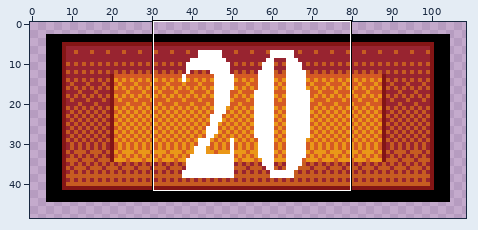
A pixel-art file gets an edit: Assets/Sprites/ButtonBackground.ase. Above, an overview of the earlier version with the close-up marked.
Close-up. Before:
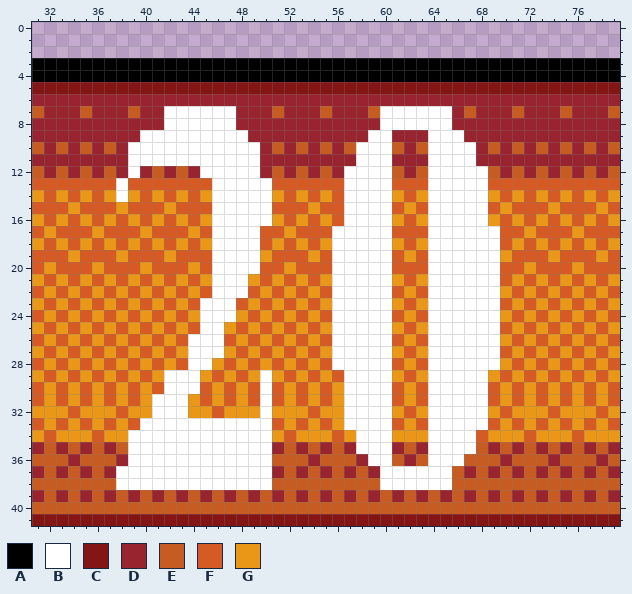
110x50 pixels, 1 frame. Shown: x 31..79, y 0..41. The wide view leaves out empty margins.
Visible layers, top first: "Layer 14", "Layer 4", "Button".
Palette (. is transparent): A #000000  B #ffffff  C #831515  D #982430  E #c65c21  F #d55a24  G #ea9718
Pixels before, first column x 31:
 3 AAAAAAAAAAAAAAAAAAAAAAAAAAAAAAAAAAAAAAAAAAAAAAAAA
 4 AAAAAAAAAAAAAAAAAAAAAAAAAAAAAAAAAAAAAAAAAAAAAAAAA
 5 CCCCCCCCCCCCCCCCCCCCCCCCCCCCCCCCCCCCCCCCCCCCCCCCC
 6 DDDDDDDDDDDDDDDDDDDDDDDDDDDDDDDDDDDDDDDDDDDDDDDDD
 7 EDDDEDDDEDDBBBBBBDDDEDDDEDDDEBBBBBBDEDDDEDDDEDDDE
 8 DDDDDDDDDDDBBBBBBDDDDDDDDDDDDBBBBBBDDDDDDDDDDDDDD
 9 DDDDDDDDDBBBBBBBBBDDDDDDDDDDBBDDDBBBDDDDDDDDDDDDD
10 EDEDEDEDBBBBBBBBBBBDEDEDEDEBBBEDEBBBBDEDEDEDEDEDE
11 DDDDDDDDBBBBBBBBBBBDDDDDDDDBBBDDDBBBBDDDDDDDDDDDD
12 EDEDEDEDBDEDEDBBBBBDEDEDEDBBBBEDEBBBBBEDEDEDEDEDE
13 FFFFFFFBFFFFFFFBBBBBFFFFFFBBBBFFFBBBBBFFFFFFFFFFF
14 GFGFGFGBGFGFGFGBBBBBGFGFGFBBBBGFGBBBBBGFGFGFGFGFG
15 FFFGFFFGFFFGFFFBBBBBFFFGFFBBBBFGFBBBBBFGFFFGFFFGF
16 GFGFGFGFGFGFGFGBBBBBGFGFGFBBBBGFGBBBBBGFGFGFGFGFG
17 FGFFFGFFFGFFFGFBBBBFFGFFFBBBBBFFFBBBBBBFFGFFFGFFF
18 GFGFGFGFGFGFGFGBBBBFGFGFGBBBBBGFGBBBBBBFGFGFGFGFG
19 FFFGFFFGFFFGFFFBBBBGFFFGFBBBBBFGFBBBBBBGFFFGFFFGF
20 FGFFFGFFFGFFFGFBBBBFFGFFFBBBBBFFFBBBBBBFFGFFFGFFF
21 GFGFGFGFGFGFGFGBBBGFGFGFGBBBBBGFGBBBBBBFGFGFGFGFG
22 FGFGFGFGFGFGFGFBBBFGFGFGFBBBBBFGFBBBBBBGFGFGFGFGF
23 GFGFGFGFGFGFGFBBBFGFGFGFGBBBBBGFGBBBBBBFGFGFGFGFG
24 FGFGFGFGFGFGFGBBBGFGFGFGFBBBBBFGFBBBBBBGFGFGFGFGF
25 GFGFGFGFGFGFGFBBGFGFGFGFGBBBBBGFGBBBBBBFGFGFGFGFG
26 FGFGFGFGFGFGFBBBFGFGFGFGFBBBBBFGFBBBBBBGFGFGFGFGF
27 GFGFGFGFGFGFGBBBGFGFGFGFGBBBBBGFGBBBBBBFGFGFGFGFG
28 FGFGFGFGFGFGFBBGFGFGFGFGFBBBBBFGFBBBBBBGFGFGFGFGF
29 GFGFGFGFGFGBBBGFGFGBGFGFGFBBBBGFGBBBBBGFGFGFGFGFG
30 FGFGFGFGFGFBBBFGFGFBFGFGFGBBBBFGFBBBBBFGFGFGFGFGF
31 FGFGFGFGFGBBBGFGFGFBFGFGFGBBBBFGFBBBBBFGFGFGFGFGF
32 GGGFGGGFGGBBBGGFGGGBGGGFGGBBBBGFGBBBBBGFGGGFGGGFG
33 FGFGFGFGFBBBBBBBBBBBFGFGFGBBBBFGFBBBBBFGFGFGFGFGF
34 GFGGGFGGBBBBBBBBBBBBGFGGGFGBBBGGGBBBBFGGGFGGGFGGG
35 DEDEDEDEBBBBBBBBBBBBDEDEDEDBBBDEDBBBBEDEDEDEDEDED
36 EEEDEEEDBBBBBBBBBBBBEEEDEEEDBBEDEBBBEEEDEEEDEEEDE
37 DEDEDEDBBBBBBBBBBBBBDEDEDEDEDBBBBBBEDEDEDEDEDEDED
38 EEEEEEEBBBBBBBBBBBBBEEEEEEEEEBBBBBBEEEEEEEEEEEEEE
39 DEDEDEDEDEDEDEDEDEDEDEDEDEDEDEDEDEDEDEDEDEDEDEDED
40 EEEEEEEEEEEEEEEEEEEEEEEEEEEEEEEEEEEEEEEEEEEEEEEEE
41 CCCCCCCCCCCCCCCCCCCCCCCCCCCCCCCCCCCCCCCCCCCCCCCCC
After the commit:
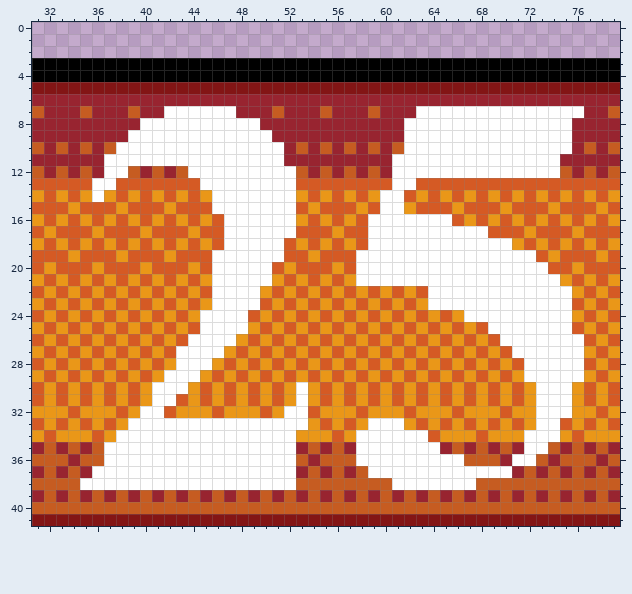
The author wrote: buttons for levels 21-25 and new music as well as other changes
Edits made:
layer "Layer 14" now hidden
layer "Layer 19" added
Changed rows in their new state; - is an unchanged pixel.
first column x 35:
 7 -------------------------DDD---BBBBBBBBBBB
 8 -----BB------BB----------DD----BBBBBBBBBB-
 9 ----B---------BB--------DD-BB---BBBBBBBBB-
10 ---B-----------BB------DED-BB----BBBBBBBB-
11 --BB-----------BB------DDDBBB----BBBBBBB--
12 --BBE----B-----BBB----EDEDBBB-----BBBBBB--
13 -BBF------B-----BB----FFFFBB-FFFFF--------
14 -B-F------------BB----GFG-B--FGFGF--------
15 ----------------BB----FGF-B--FFGFF--------
16 -----------F----BB----GF--BBB--FGF--------
17 -----------F---BBB---GFF--BBB-----F-------
18 -----------F---BB----FGF--BBB------B------
19 ---------------BB----FF---BBB------BBB----
20 ---------------B-----GF---BBB------BBBB---
21 --------------BB-----FG---BBB------BBBBB--
22 --------------B------GFGFG---------BBBBBB-
23 ----------G--BB------FGFGF---------BBBBBB-
24 -------------B-------GFGFG---GFG---BBBBBB-
25 ------------BB-------FGFGF---FGFGF-BBBBBB-
26 ------------B--------GFGFG---GFGFGFBBBBBBB
27 --------B------------FGFGF---FGFGFG-BBBBBB
28 --------B------------GFGFG---GFGFGF--BBBBB
29 ---------------F------GFGF---FGFGF---BBBBB
30 ------B--G-----G--B---FGFG---GFGFG----BBB-
31 --------F------G--B---FGFG---GFGFG----BBB-
32 -----B-FG------F-BB---GFGG---GGFGG----BBB-
33 ----B-----------BBB---FG--B--GFGFG----BB--
34 ---B------------BB--------BBBFGGG----BBB--
35 --BB------------BB--------BBB-DED----BB---
36 --BB------------BB-----B--BBB-------BB----
37 -BB-------------BB------B------BBBBB------
38 BBB-------------BB-------E-----BB---------
